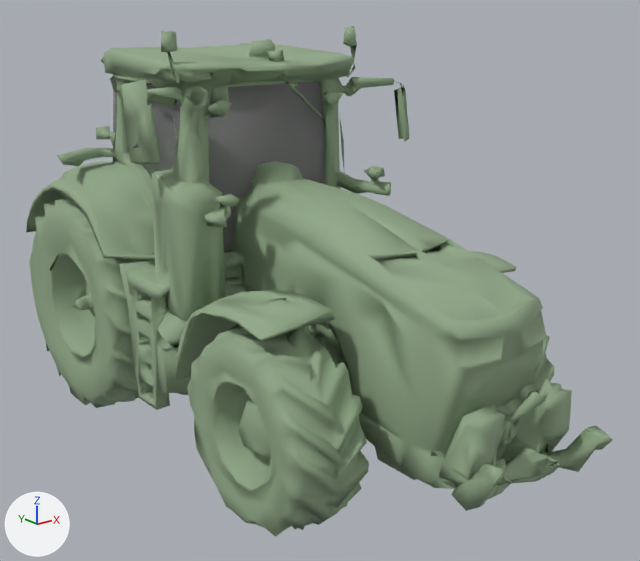
What one commit did to the glTF model assets/models/john-deere-8r.glb.
Both versions are drawn from a camera (50 mm lens) standing at (-4.6, -6.32, 3.92) and looking at (0.21, -0.31, 1.51). The lights are fixed; the arrows at lower left show +X, +Y and +Z. The picture after the commit comes second.
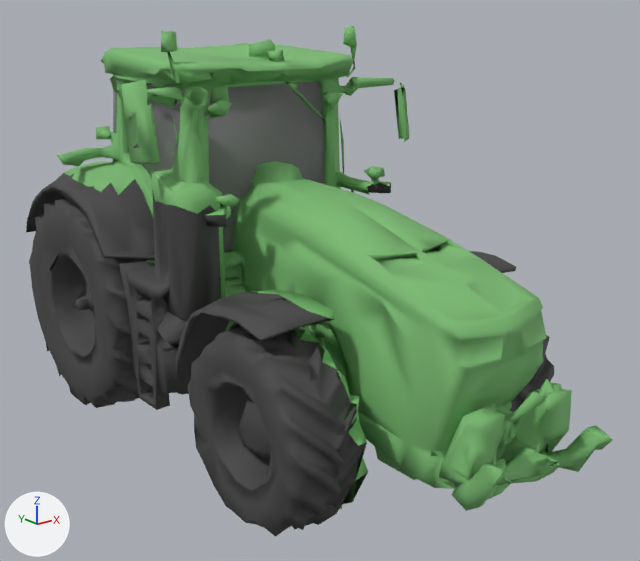
What differs and where, as boxes [x1, y1, x2, y2] in the pictures (640 x 561 px):
part 1 of me_mesh_0, reshaped
    before: [33, 39, 531, 530]
    after: [33, 39, 555, 530]
part 2 of me_mesh_0, recoloured
    both: [57, 26, 612, 509]
part 3 of me_mesh_0, recoloured
    both: [26, 180, 554, 537]

Edits to the bpy script that builds the scene:
```text
Add mat_carrosserie:
    mat_carrosserie = principled_material('carrosserie')
    mat_carrosserie.base_color = (0.2, 0.5, 0.17)  # green #7cbc73
    mat_carrosserie.roughness = 0.75
Add mat_pneu:
    mat_pneu = principled_material('pneu')
    mat_pneu.base_color = (0.06, 0.06, 0.06)  # dark grey #454545
    mat_pneu.roughness = 0.75
Change me_mesh_0:
    used by ob_mesh_0; location = (0.0, 0.0, 0.0)
    remove me_mesh_0.from_pydata(...)  # 6634 vertices, 14012 faces; spans x -1.41..1.41, y -3.23..3.23, z 0.0..3.71
    add me_mesh_0.from_pydata(...)  # 6911 vertices, 14318 faces; spans x -1.41..1.41, y -3.23..3.23, z 0.0..3.71
    me_mesh_0 part 1: 25 vertices moved from x -1.11..1.23, y -2.61..2.34, z 0.17..3.25 to x -1.15..1.27, y -2.59..2.36, z 0.11..3.2; 219 vertices removed from x -1.37..1.37, y -2.61..3.03, z 0.01..3.6; 496 vertices added at x -1.37..1.41, y -3.0..3.17, z 0.02..3.57
    me_mesh_0 part 2: 8520 faces spanning x -1.41..1.39, y -3.23..3.23, z 0.02..3.71 switch from mat_ifcsurfacestylerendering_2046501 (greyish green #93aa89) to mat_carrosserie (green #7cbc73)
    me_mesh_0 part 3: 3197 faces spanning x -1.37..1.41, y -2.1..2.78, z 0.0..2.45 switch from mat_ifcsurfacestylerendering_2046501 (greyish green #93aa89) to mat_pneu (dark grey #454545)
```
